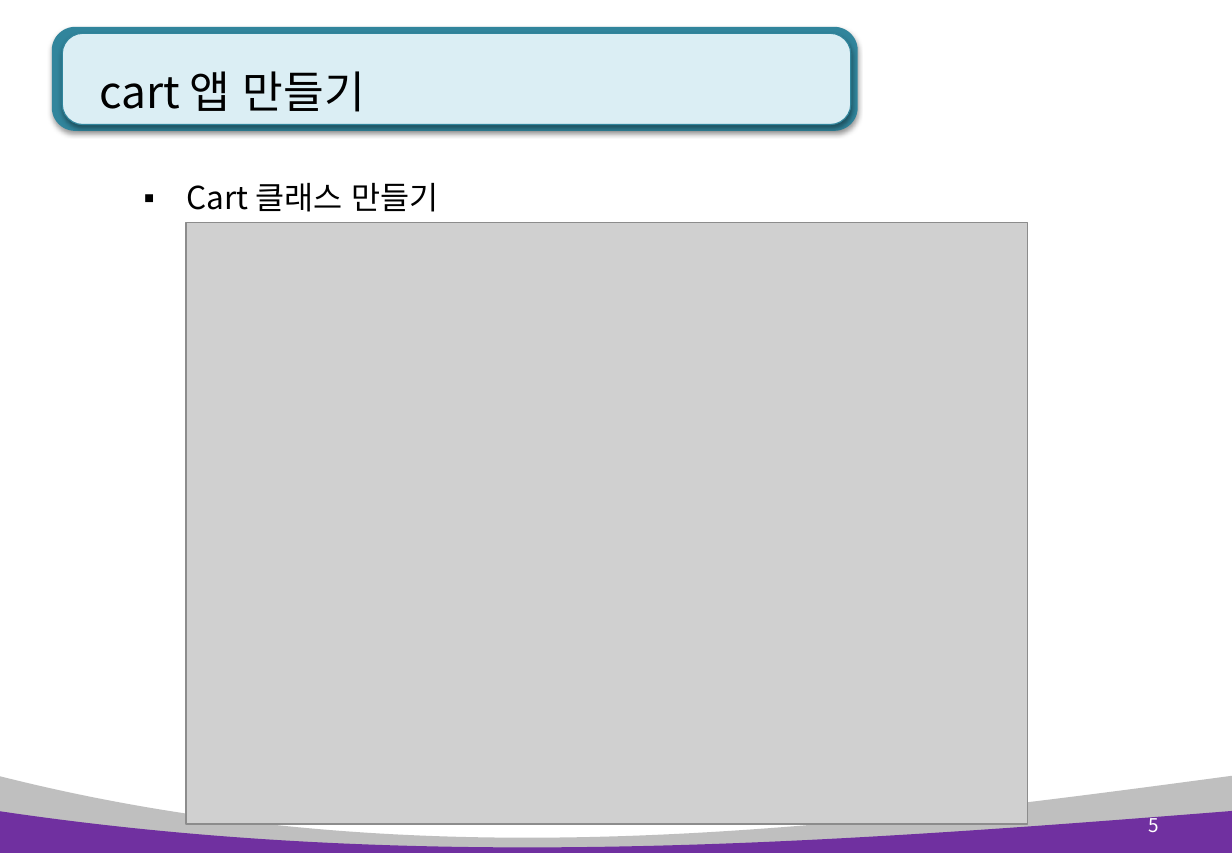
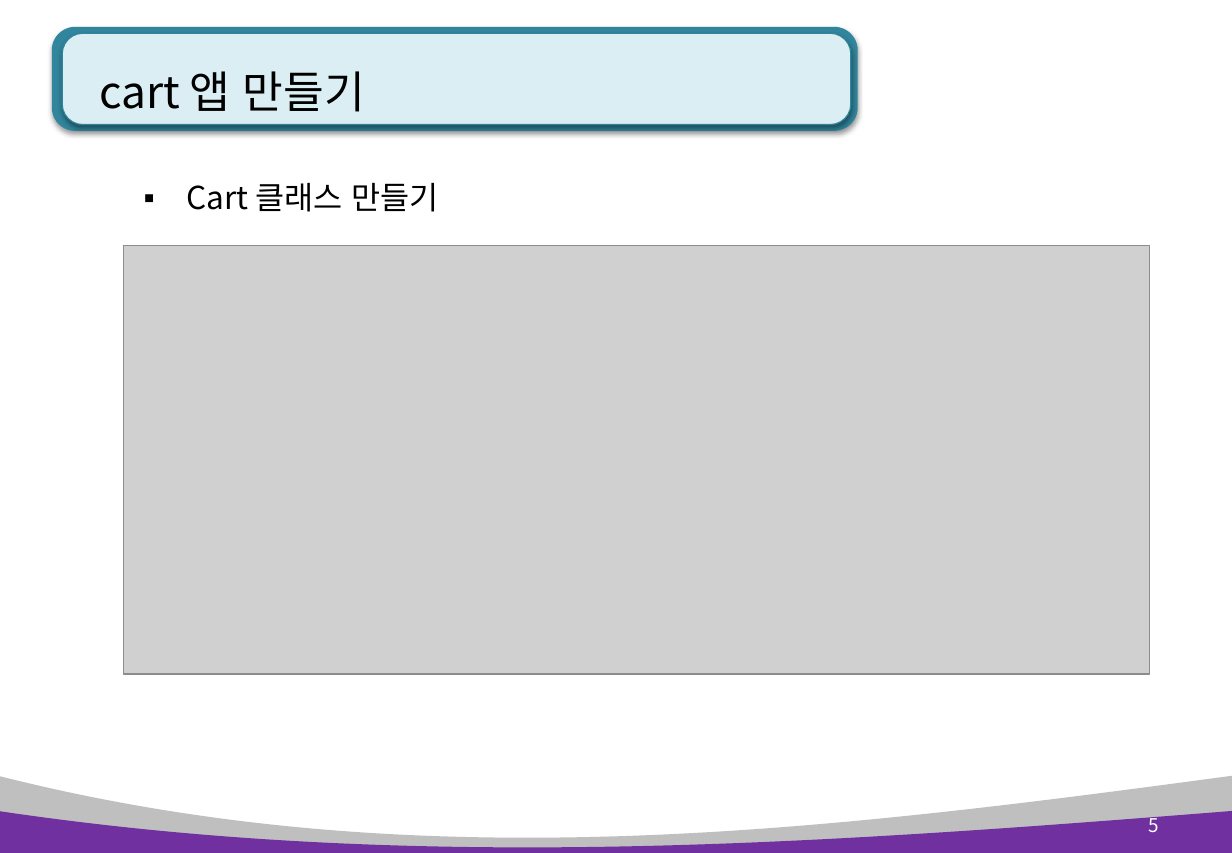
Before and after one commit to pshho/ngreen_project, a slide deck: slide 5 of pyWorks/자료/django_ppt/shop_ppt/2장. cart(장바구니).pptx. Drawn at 1232x853 pixels with LibreOffice and Linux fonts; fonts in the diff are those of the drawing; grey boxes stand for pictures. Boxes give left, top, right and bottom in pixels: in the first picture for what was removed or moved away, otherwise in the second. Text is boxed around its words. In the diff, an @@ line names an element or a change of style, - is before the commit and + after.

```diff
--- a/pyWorks/자료/django_ppt/shop_ppt/2장. cart(장바구니).pptx
+++ b/pyWorks/자료/django_ppt/shop_ppt/2장. cart(장바구니).pptx
@@ text "Cart 클래스 만들기" rewrapped from [132, 154, 911, 223] to [186, 183, 439, 212] @@
@@ picture: place and size @@
-picture at [187, 223, 1028, 825]
+picture at [124, 246, 1151, 675]
```
Also in this commit, not shown: 4 other slides changed, 2 slides added, 2 other files.
